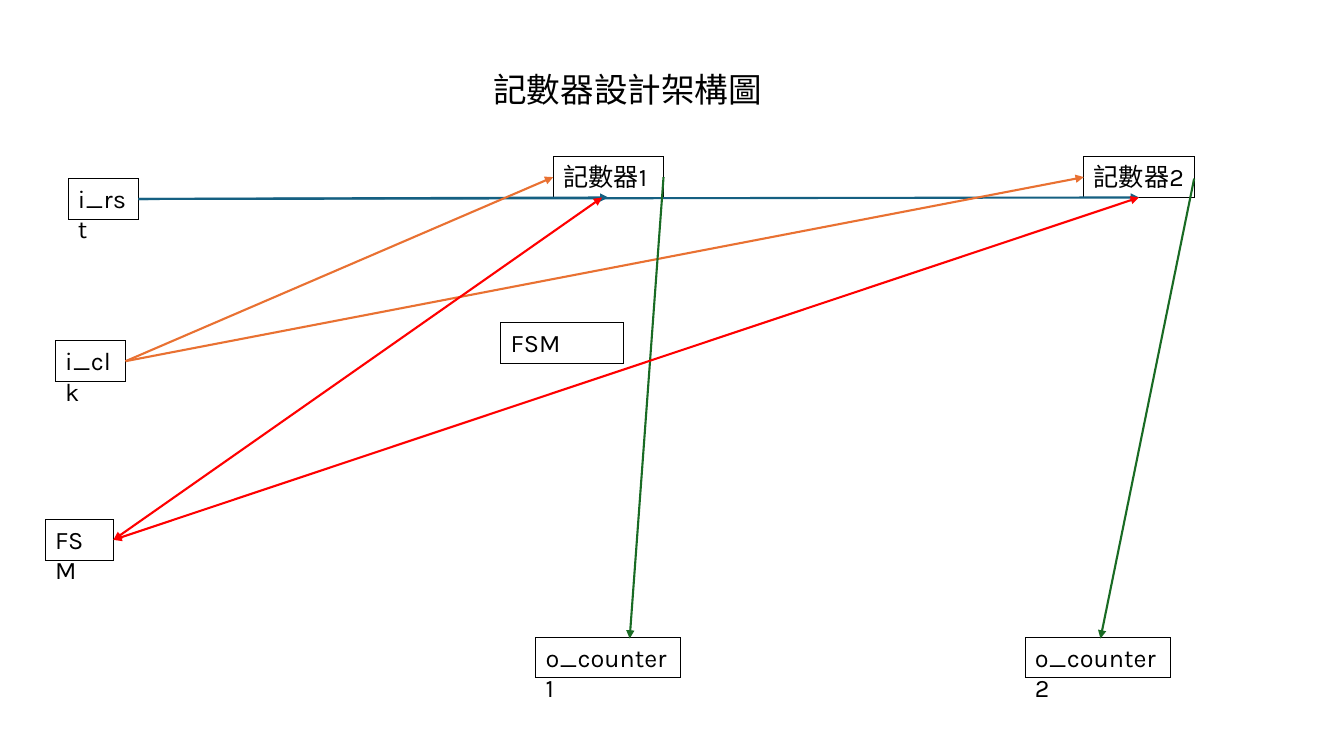
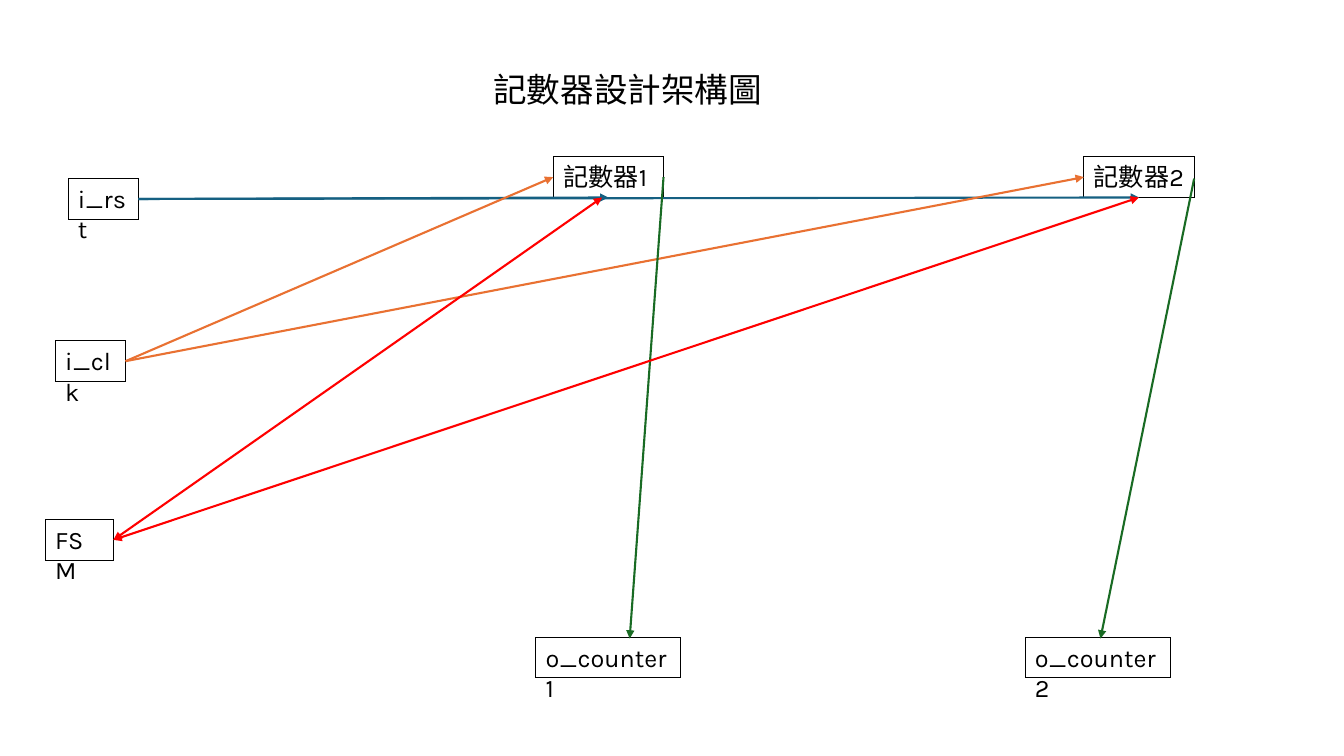
Before and after one commit to C111112164/two_counter, a slide deck: slide 2 of FPGA專題實習Two _counter.pptx. Drawn at 1344x756 pixels with LibreOffice and Linux fonts; fonts in the diff are those of the drawing. Boxes give left, top, right and bottom in pixels: in the first picture for what was removed or moved away, otherwise in the second. Text is boxed around its words. In the diff, an @@ line names an element or a change of style, - is before the commit and + after.

```diff
--- a/FPGA專題實習Two _counter.pptx
+++ b/FPGA專題實習Two _counter.pptx
@@ rectangle removed at <box>501,323,624,363</box> @@
-FSM
```
